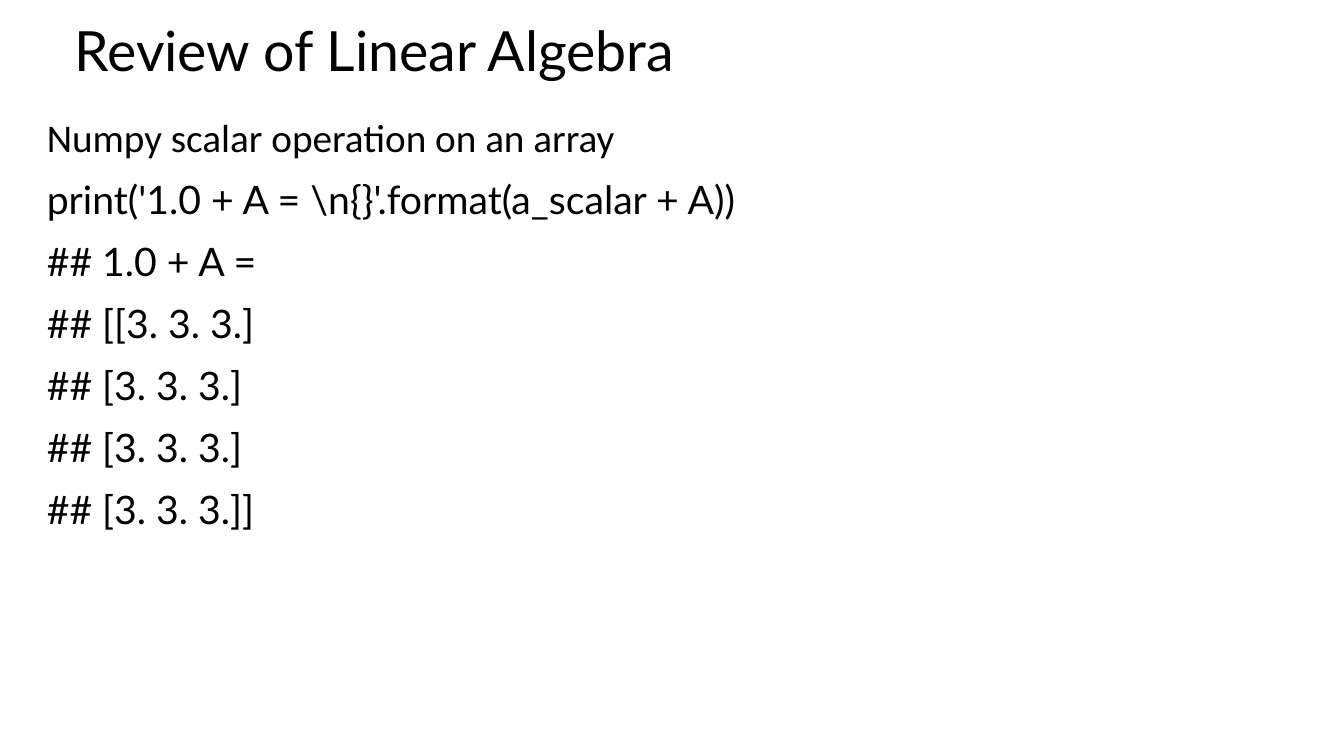
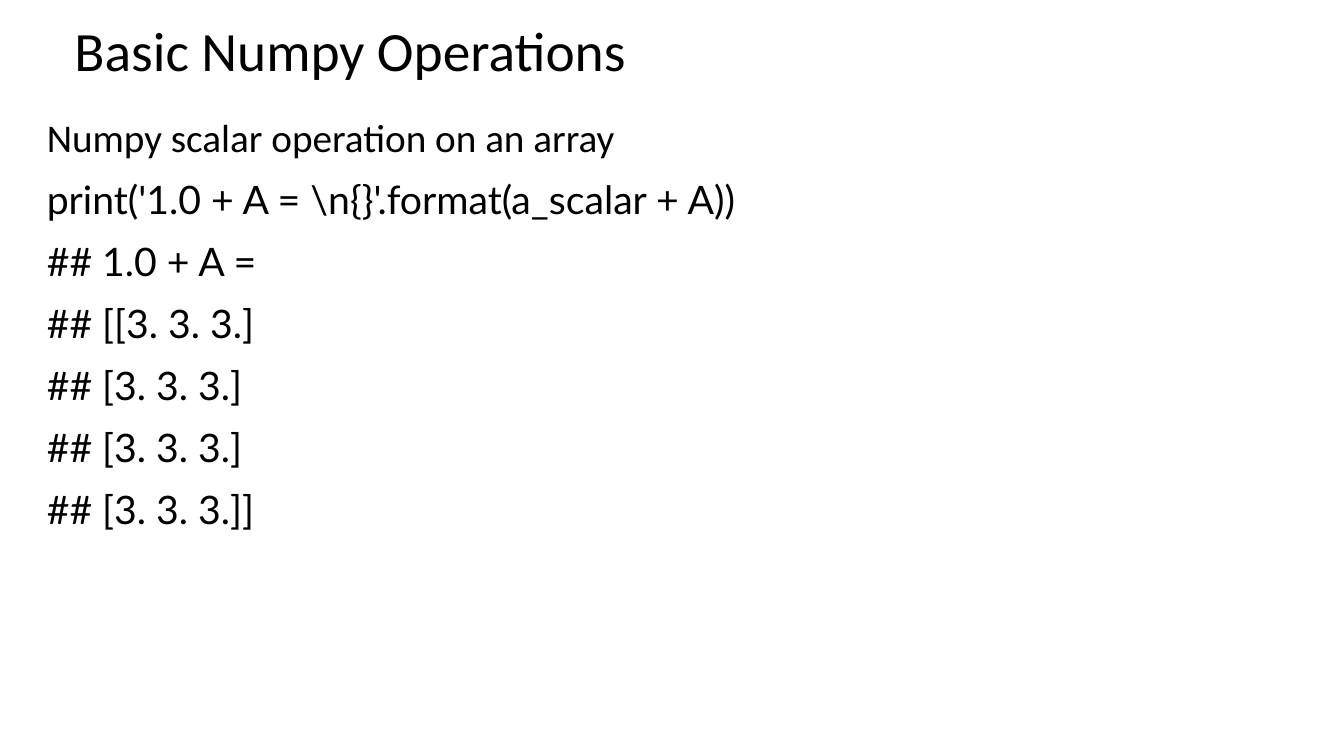
Before and after one commit to StephenElston/CSCI-E25, a slide deck: slide 12 of SuplementaryMaterial/ReviewOfLinearAlgebra.pptx. Drawn at 1344x756 pixels with LibreOffice and Linux fonts; fonts in the diff are those of the drawing. Boxes give left, top, right and bottom in pixels: in the first picture for what was removed or moved away, otherwise in the second. Text is boxed around its words. In the diff, an @@ line names an element or a change of style, - is before the commit and + after.

Commit message:
Updates to linear algebra review slides

```diff
--- a/SuplementaryMaterial/ReviewOfLinearAlgebra.pptx
+++ b/SuplementaryMaterial/ReviewOfLinearAlgebra.pptx
@@ title at (x1=74, y1=32, x2=626, y2=80): text changed; font Lato to Calibri @@
-Review of Linear Algebra
+Basic Numpy Operations
```
Also in this commit, not shown: 12 other slides changed, 4 slides added, 5 slides removed.
